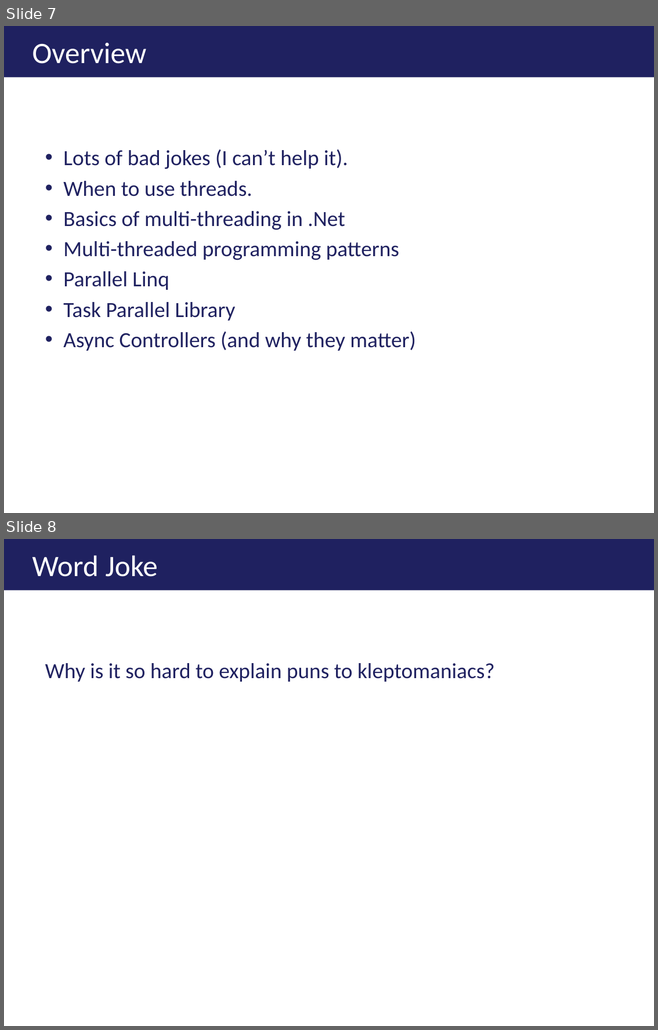
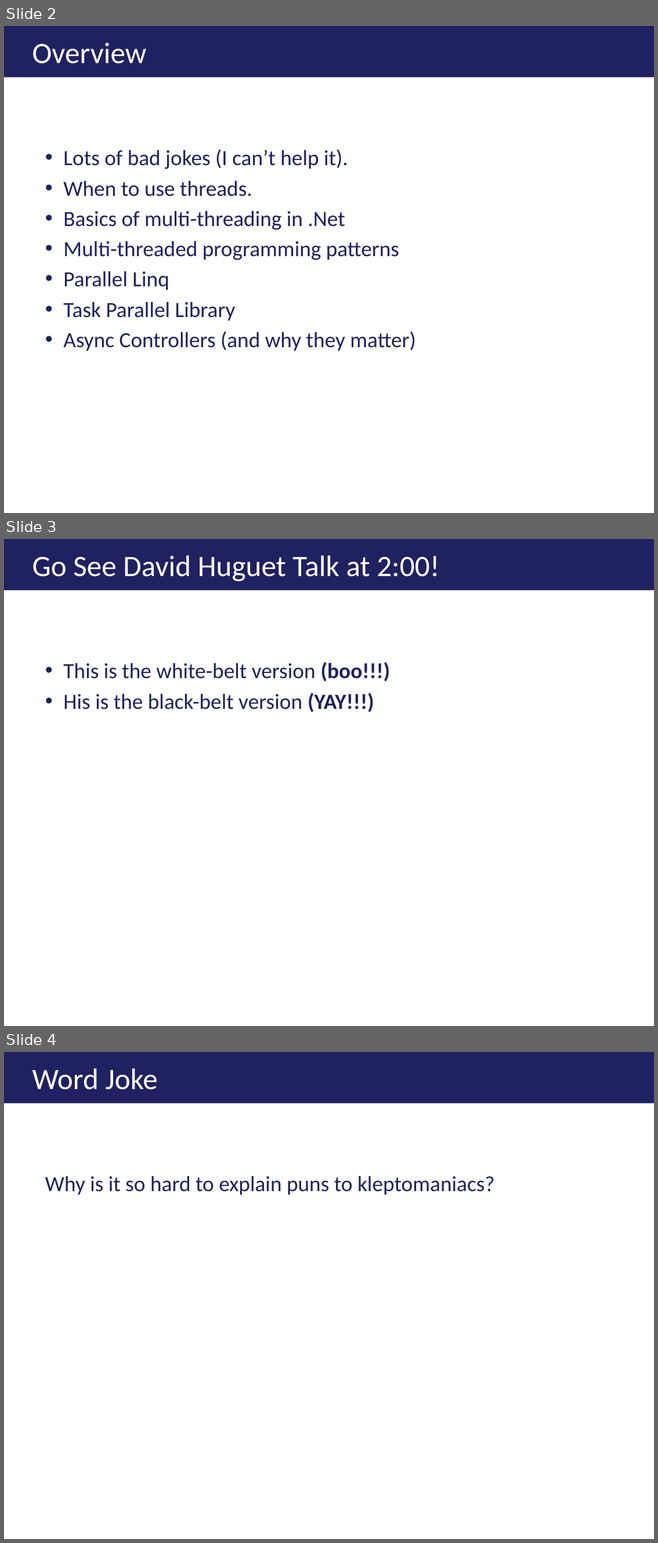
Before and after one commit to ericburcham/THasyINKnc, a slide deck: Presentation/THasINKync - 4x3.pptx. Shown one above the other, each under a label of ours: slides 7 and 8 before the commit, slides 2, 3 and 4 after it. The pictures are 658x1030 and 658x1543 pixels, drawn with LibreOffice and Linux fonts; fonts in the diff are those of the drawing; background and template pictures are left out. Boxes give left, top, right and bottom in pixels: in the first picture for what was removed or moved away, otherwise in the second. Text is boxed around its words. In the diff, an @@ line names an element or a change of style, - is before the commit and + after.

```diff
--- a/Presentation/THasINKync - 4x3.pptx
+++ b/Presentation/THasINKync - 4x3.pptx
@@ slide 3 added at [4, 539, 654, 1026], background #FFFFFF @@
@@ title added at [4, 539, 654, 590], fill #1F2160, 24.8 pt, text #FFFFFF @@
+Go See David Huguet Talk at 2:00!
@@ text added at [63, 662, 390, 712], 18 pt, text #1F2160 @@
+• This is the white-belt version (boo!!!)
+• His is the black-belt version (YAY!!!)
@@ what was slide 7 is now slide 2 @@
@@ what was slide 8 is now slide 4 @@
```
Also in this commit, not shown: 1 slide changed, 5 slides removed, 1 other file.
